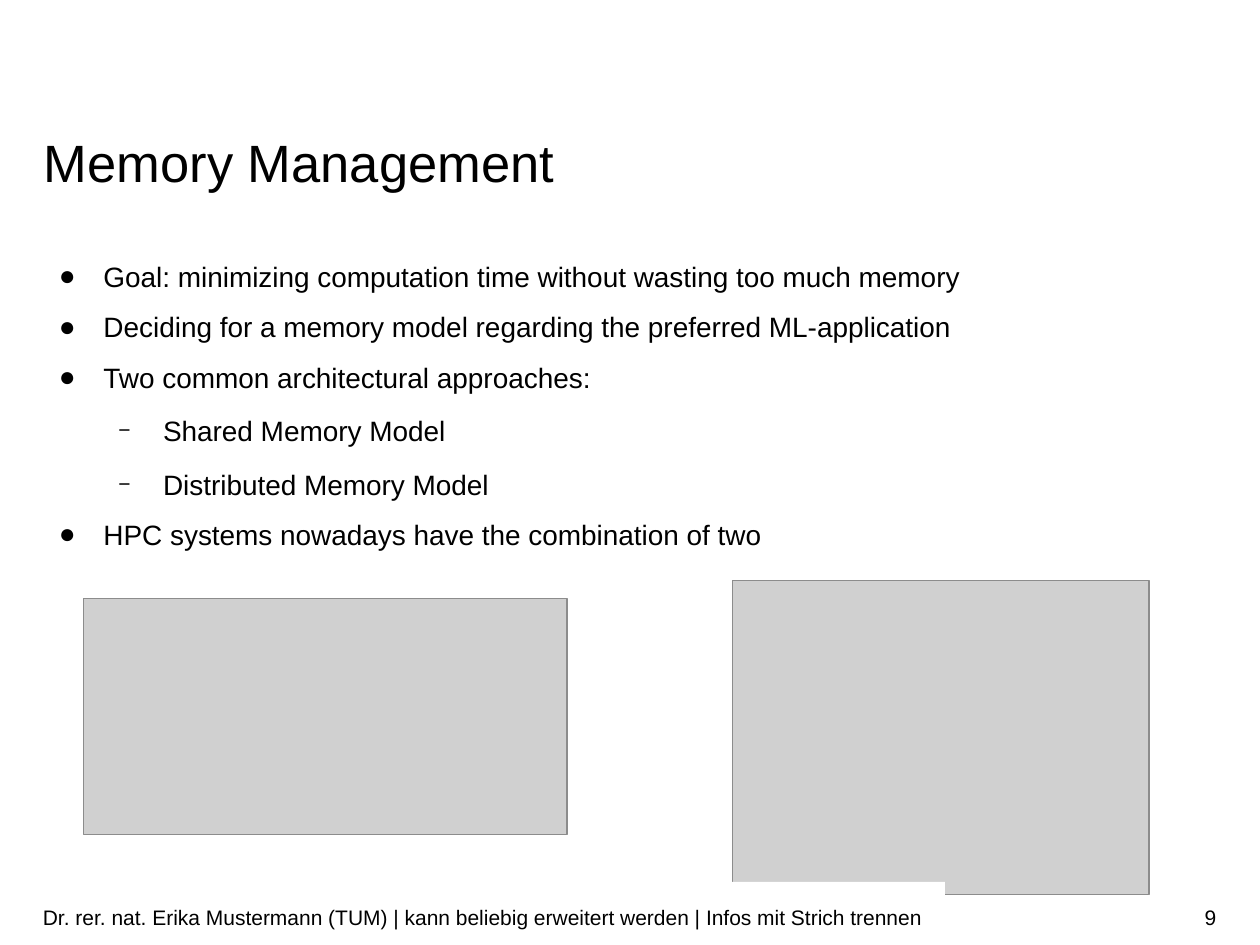
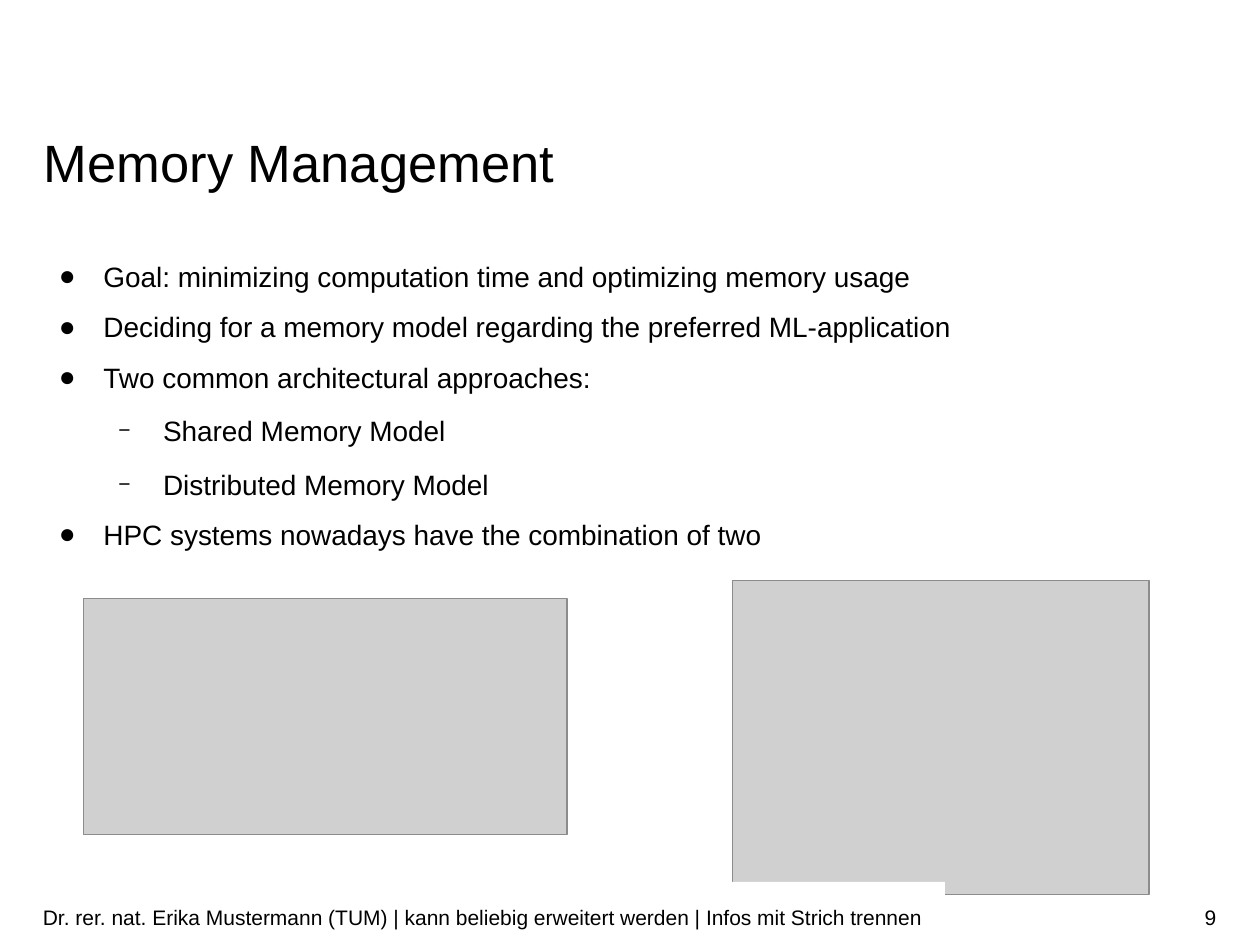
Before and after one commit to ekm01/EPHPC, a slide deck: slide 9 of Presentation/EPHPC_Presentation.odp. Drawn at 1260x945 pixels with LibreOffice and Linux fonts; fonts in the diff are those of the drawing; grey boxes stand for pictures; background and template pictures are left out. Boxes give left, top, right and bottom in pixels: in the first picture for what was removed or moved away, otherwise in the second. Text is boxed around its words. In the diff, an @@ line names an element or a change of style, - is before the commit and + after.

```diff
--- a/Presentation/EPHPC_Presentation.odp
+++ b/Presentation/EPHPC_Presentation.odp
@@ text at [103, 266, 910, 292]: text changed @@
-● Goal: minimizing computation time without wasting too much memory
+● Goal: minimizing computation time and optimizing memory usage
```
Also in this commit, not shown: 2 other slides changed, 5 other files.
